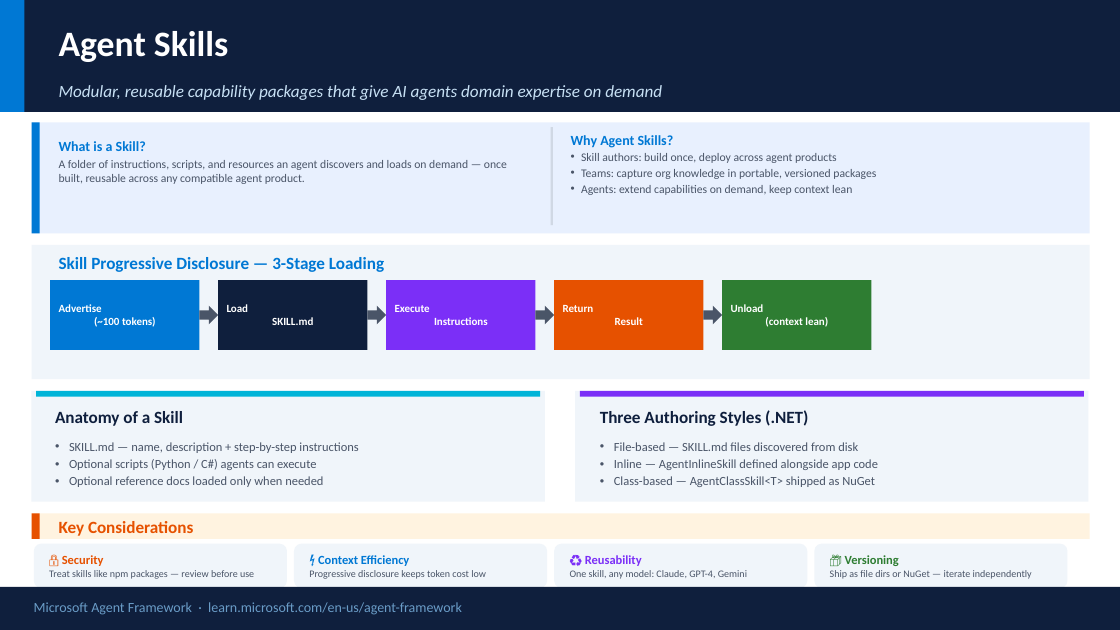
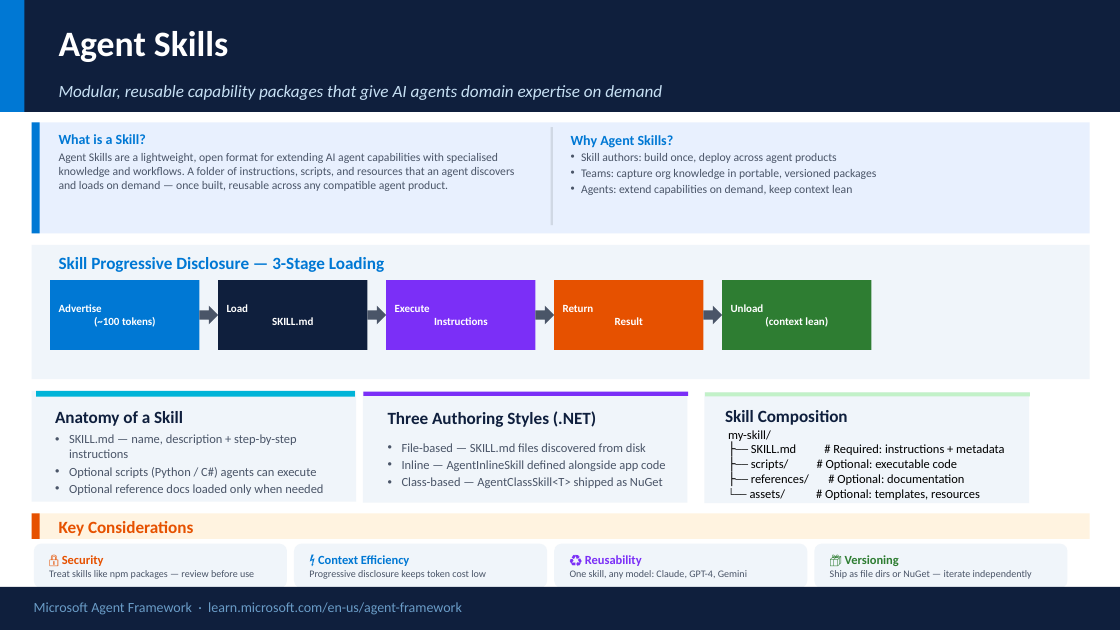
Before and after one commit to satyasyamnn/learning_agent_framework, a slide deck: slide 15 of Microsoft Agent Framework.pptx. Drawn at 1120x630 pixels with LibreOffice and Linux fonts; fonts in the diff are those of the drawing. Boxes give left, top, right and bottom in pixels: in the first picture for what was removed or moved away, otherwise in the second. Text is boxed around its words. In the diff, an @@ line names an element or a change of style, - is before the commit and + after.

Commit message:
Open AI Example changes

```diff
--- a/Microsoft Agent Framework.pptx
+++ b/Microsoft Agent Framework.pptx
@@ text at [59,153,515,191]: text changed @@
-A folder of instructions, scripts, and resources an agent discovers and loads on demand — once built, reusable across any compatible agent product.
+Agent Skills are a lightweight, open format for extending AI agent capabilities with specialised knowledge and workflows. A folder of instructions, scripts, and resources that an agent discovers and loads on demand — once built, reusable across any compatible agent product.
@@ rectangle: place and size @@
-rectangle at [32,391,545,502]
+rectangle at [32,391,357,502]
@@ rectangle: place and size @@
-rectangle at [36,391,540,397]
+rectangle at [36,391,355,397]
@@ rectangle: place and size @@
-rectangle at [576,391,1089,502]
+rectangle at [363,392,688,502]
@@ rectangle: place and size @@
-rectangle at [580,391,1084,397]
+rectangle at [364,392,689,396]
@@ text "Three Authoring Styles (.NET)": place and size @@
-text "Three Authoring Styles (.NET)" at [600,410,808,426]
+text "Three Authoring Styles (.NET)" at [388,411,596,427]
@@ rectangle added at [705,392,1030,503], fill #F0F5FA @@
@@ rectangle added at [705,392,1030,397], fill #C2F1C8 @@
@@ text added at [725,410,848,425], 14.7 pt, text #0F1F3D, bold @@
+Skill Composition
@@ text "SKILL.md — name, description + ..." rewrapped from [69,442,358,487] to [69,434,323,495] @@
@@ text "File-based — SKILL.md files discovered ...": place and size @@
-text "File-based — SKILL.md files discovered ..." at [614,442,878,487]
+text "File-based — SKILL.md files discovered ..." at [402,443,665,488]
@@ text added at [728,430,1004,500], 10.7 pt, text #000000 @@
+my-skill/
+├── SKILL.md # Required: instructions + metadata
+├── scripts/ # Optional: executable code
+├── references/ # Optional: documentation
+└── assets/ # Optional: templates, resources
```
Also in this commit, not shown: 2 other slides changed, 45 other files.
